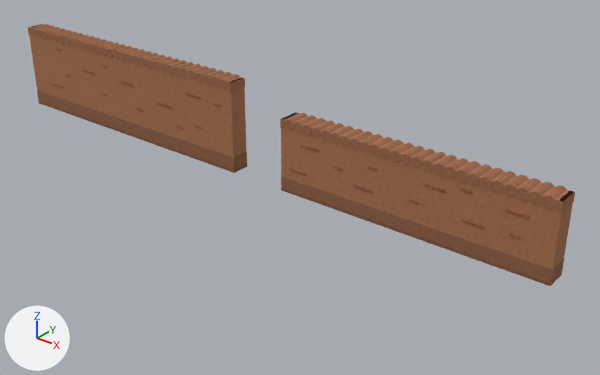
The glTF model wereld/models/grond_level3.glb, before and after one commit.
One viewpoint serves both versions: a camera (50 mm lens) standing at (49.1, -32.2, 20.2) and looking at (22.2, 1.4, -0.7). Lighting does not change. The marker at lower left points along +X, +Y and +Z. The first picture is the older version. Vertices at exactly the same position are counted once.

The older version as bpy lines, for what is in view:
```python
me_grond_l3_01 = bpy.data.meshes.new('grond_L3_01')
me_grond_l3_01.from_pydata(...)  # 5652 vertices, 11104 faces; spans x 0.3..18.9, y -0.6..0.6, z 0.0..5.5
# faces by material slot: [44, 2900, 44, 8116]
me_grond_l3_01.materials.append(mat_krabbels_aarde)
me_grond_l3_01.materials.append(mat_krabbels_aarde_band)
me_grond_l3_01.materials.append(mat_krabbels_aarde_onder)
me_grond_l3_01.materials.append(mat_krabbels_aarde_bol)
me_grond_l3_02 = bpy.data.meshes.new('grond_L3_02')
me_grond_l3_02.from_pydata(...)  # 4654 vertices, 9140 faces; spans x 22.5..38.1, y -0.7..0.7, z 0.0..4.3
# faces by material slot: [52, 2288, 44, 6756]
me_grond_l3_02.materials.append(mat_krabbels_aarde)
me_grond_l3_02.materials.append(mat_krabbels_aarde_band)
me_grond_l3_02.materials.append(mat_krabbels_aarde_onder)
me_grond_l3_02.materials.append(mat_krabbels_aarde_bol)
# before: 1199 (22.5, -0.6, 0.0) at pixel (281, 190), 1200 (22.5, -0.6, 0.0) at pixel (281, 190), 1201 (22.5, -0.6, 0.0) at pixel (281, 190), 1202 (38.1, -0.6, 0.0) at pixel (550, 286), 1203 (38.1, -0.6, 0.0) at pixel (550, 286)
# before: 1204 (38.1, -0.6, 0.0) at pixel (550, 286), 1211 (22.5, 0.6, 0.0), 1212 (22.5, 0.6, 0.0), 1213 (22.5, 0.6, 0.0), 1214 (38.1, 0.6, 0.0) at pixel (561, 274)
# before: 1215 (38.1, 0.6, 0.0) at pixel (561, 274), 1216 (38.1, 0.6, 0.0) at pixel (561, 274)
ob_grond_l3_01 = bpy.data.objects.new('grond_L3_01', me_grond_l3_01)
ob_grond_l3_01.location = (0.0, 0.0, 0.0)
ob_grond_l3_02 = bpy.data.objects.new('grond_L3_02', me_grond_l3_02)
ob_grond_l3_02.location = (0.0, 0.0, 0.0)
```
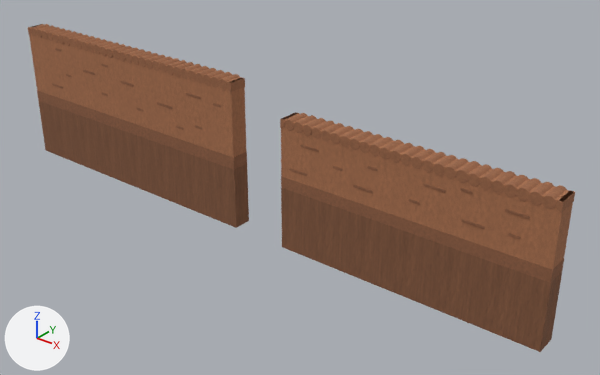
Pixel boxes (x1, y1, x2, y2) of what changed, in the pictures (600 x 375 px; the box of a moved part takes in the faces that stretch with it):
'grond_L3_02', reshaped (38% taller): before (280, 112, 575, 286); after (280, 112, 575, 352)
'grond_L3_01', reshaped (37% taller): before (28, 24, 247, 173); after (28, 24, 249, 228)
part 1 of me_grond_l3_01, moved or reshaped: before (39, 101, 247, 173); after (39, 101, 249, 228)
part 2 of me_grond_l3_02, moved or reshaped: before (281, 188, 562, 286); after (281, 188, 562, 352)

The change, as a list of edits to the scene's bpy script:
```text
Change me_grond_l3_01:
    used by ob_grond_l3_01; location = (0.0, 0.0, 0.0)
    remove me_grond_l3_01.from_pydata(...)  # 5652 vertices, 11104 faces; spans x 0.3..18.9, y -0.6..0.6, z 0.0..5.5
    add me_grond_l3_01.from_pydata(...)  # 5652 vertices, 11104 faces; spans x 0.3..18.9, y -0.6..0.6, z -3.6..5.5
    me_grond_l3_01 part 1: all 24 vertices in x 0.3..18.9, y -0.6..0.6, z 0.0 are moved by (0.0, 0.0, -3.6)
Change me_grond_l3_02:
    used by ob_grond_l3_02; location = (0.0, 0.0, 0.0)
    remove me_grond_l3_02.from_pydata(...)  # 4654 vertices, 9140 faces; spans x 22.5..38.1, y -0.7..0.7, z 0.0..4.3
    add me_grond_l3_02.from_pydata(...)  # 4654 vertices, 9140 faces; spans x 22.5..38.1, y -0.7..0.7, z -3.6..4.3
    me_grond_l3_02 part 2
    add for i in [*range(1199, 1205), *range(1211, 1217)]: me_grond_l3_02.vertices[i].co += Vector((0.0, 0.0, -3.6))
    other edits to the shape of me_grond_l3_02 do not show in these pictures
```
